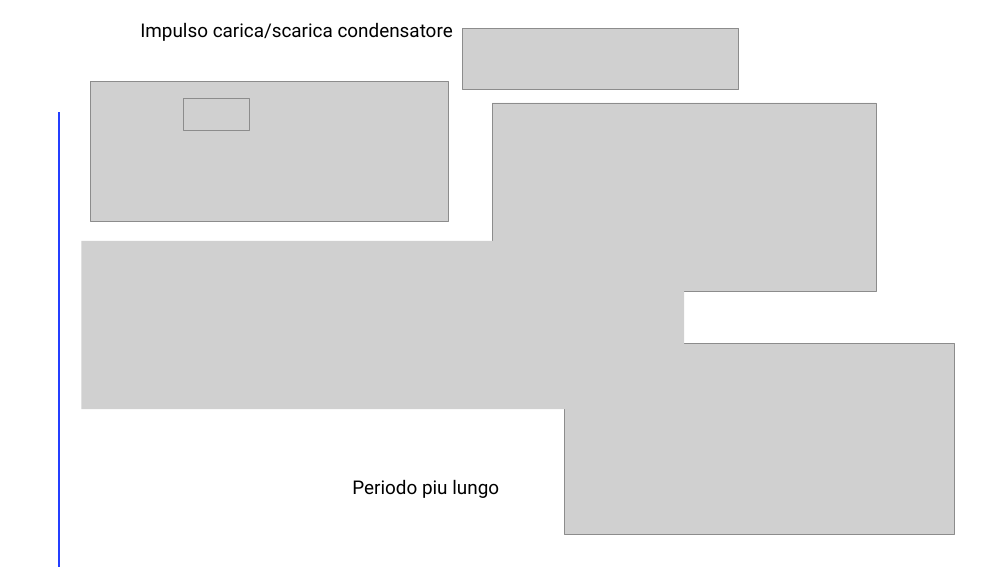
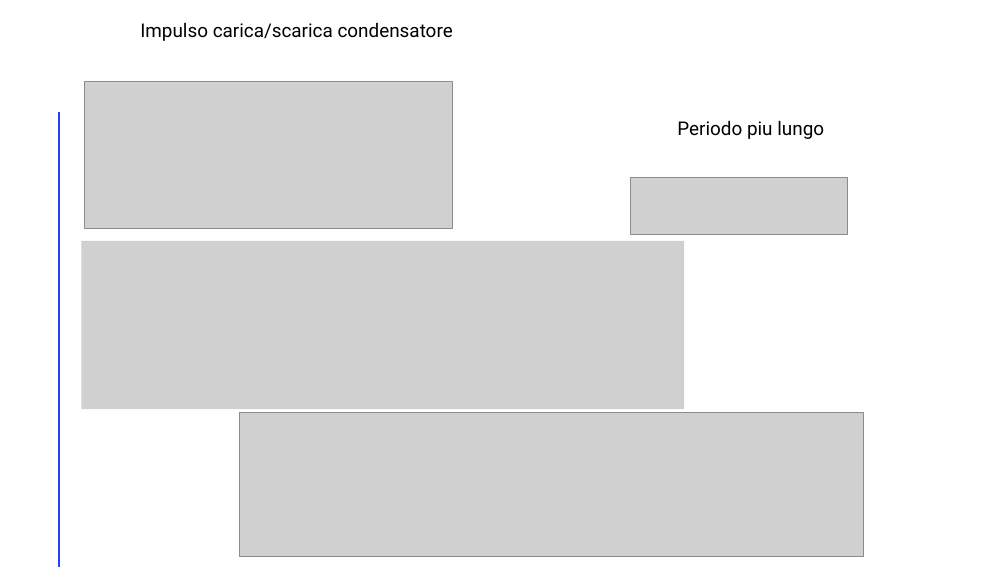
Before and after one commit to RiccardoSC2050/Progetto-sistemi-elettronici, a slide deck: slide 12 of presentazione/presentazione.pptx (slide 11 before the commit). Drawn at 1008x567 pixels with LibreOffice and Linux fonts; fonts in the diff are those of the drawing; grey boxes stand for pictures. Boxes give left, top, right and bottom in pixels: in the first picture for what was removed or moved away, otherwise in the second. Text is boxed around its words. In the diff, an @@ line names an element or a change of style, - is before the commit and + after.

```diff
--- a/presentazione/presentazione.pptx
+++ b/presentazione/presentazione.pptx
@@ picture removed at <box>463,28,740,89</box> @@
@@ picture: place and size @@
-picture at <box>91,82,448,221</box>
+picture at <box>85,81,452,228</box>
@@ picture removed at <box>184,99,250,132</box> @@
@@ picture removed at <box>492,103,876,291</box> @@
@@ text "Periodo piu lungo": place and size @@
-text "Periodo piu lungo" at <box>352,479,499,498</box>
+text "Periodo piu lungo" at <box>677,120,824,139</box>
@@ picture added at <box>631,177,847,234</box> @@
@@ picture removed at <box>565,343,955,535</box> @@
@@ picture added at <box>239,412,863,557</box> @@
```
Also in this commit, not shown: 9 other slides changed, 5 slides added, 2 slides removed, 11 other files.
